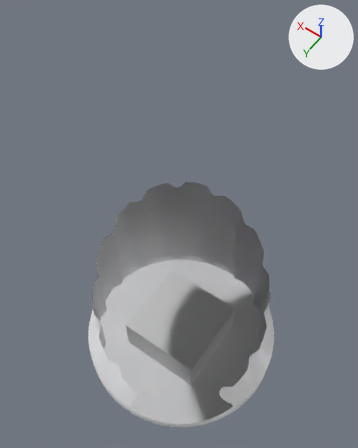
One commit to the FBX model art/export/fbx/GoldenPedestal.fbx: the scene before it, then after it.
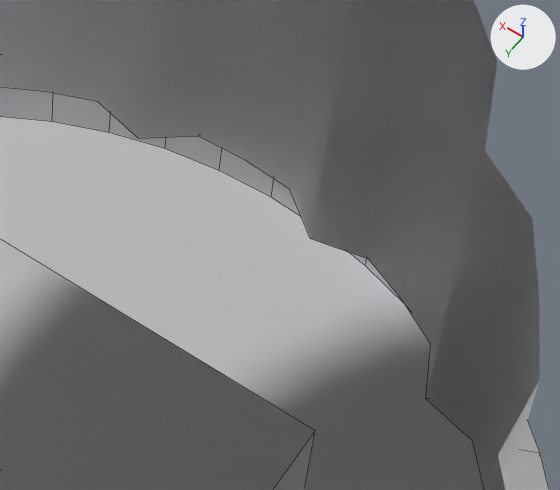
The first picture shows the older version from a 50 mm camera at (-1.7, 2.42, 6.19) aimed at (0.19, -0.22, 2.04). The close-ups show the older and then the newer version on the part from 52% to 76% of the width and 54% to 71% of the height of that picture. Only the edits that show in the close-ups are written down. Every picture has the same lights, and +X, +Y and +Z are marked at upper right. The close-ups show mesh edges as thin lines. Everything nearer to the camera than a plane just in front of the edit is cut away. Where no turn or scale is listed for an object, it has been applied to the vertices.

Objects in the first close-up: 'Body__Marble.004', 'Origin__Pivot.087'.
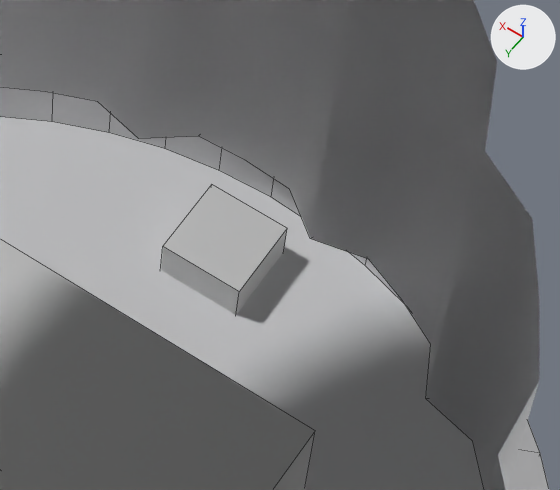
Diff of the bpy script that builds the scene:
```diff
--- a/art/export/fbx/GoldenPedestal.fbx.py
+++ b/art/export/fbx/GoldenPedestal.fbx.py
@@ me_origin__axisz @@
+me_origin__axisz.from_pydata(...)  # a box spanning x -0.1..0.1, y -0.1..0.1, z -0.1..0.1
@@ ob_origin__axisz @@
+ob_origin__axisz = bpy.data.objects.new('Origin__AxisZ', me_origin__axisz)
+ob_origin__axisz.location = (0.0, -1.0, 0.0)
```

Boxes [x1, y1, x2, y2] around the edits, measured in the close-ups (560 x 490 px):
'Origin__AxisZ', added
    after: [161, 184, 287, 315]
